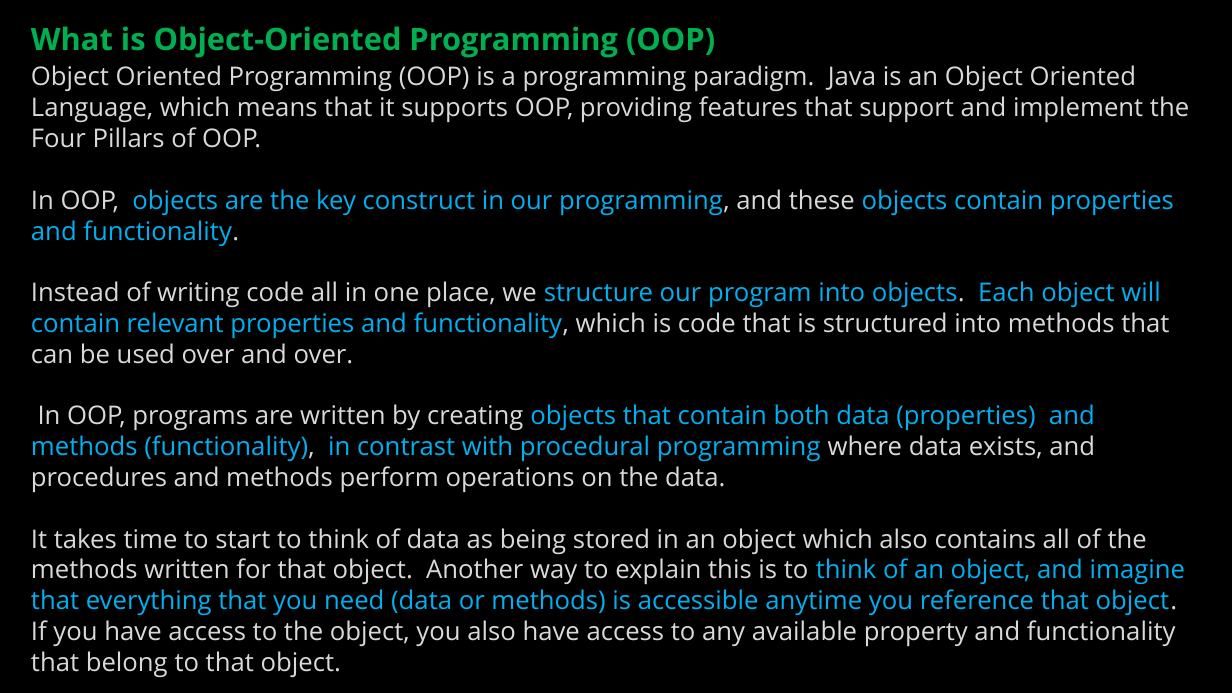
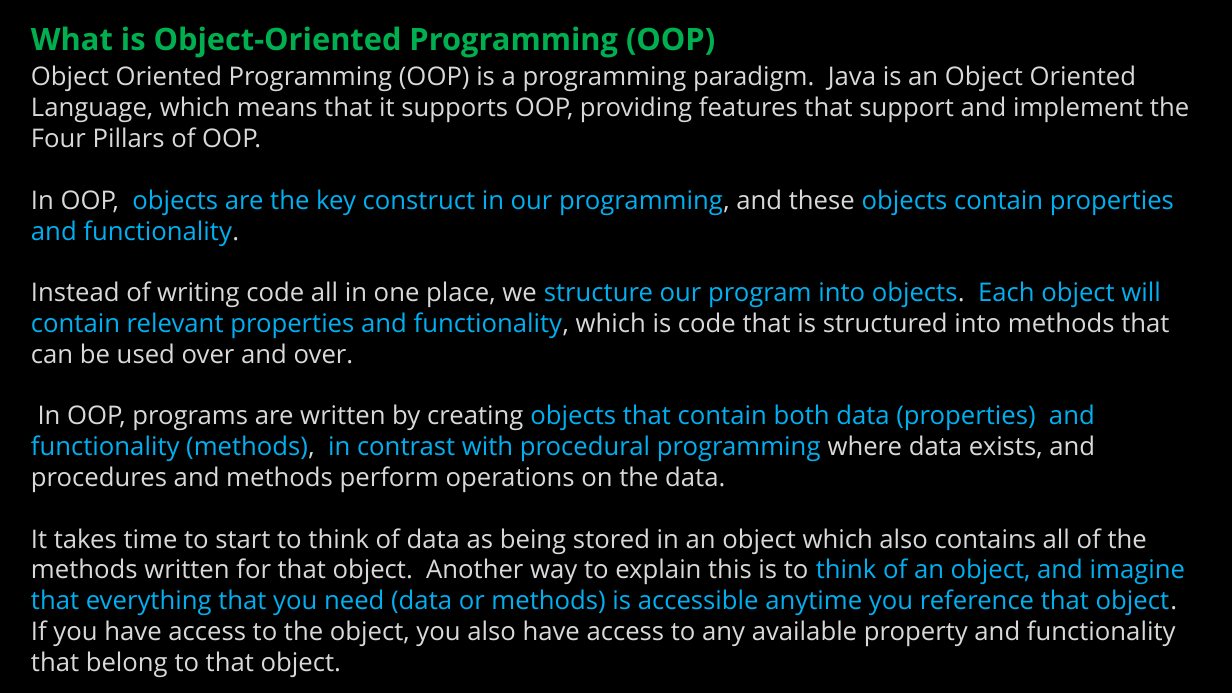
Before and after one commit to ckiefriter1/PT-BESD, a slide deck: slide 3 of Week5/BESD Week 5.pptx. Drawn at 1232x693 pixels with LibreOffice and Linux fonts; fonts in the diff are those of the drawing. Boxes give left, top, right and bottom in pixels: in the first picture for what was removed or moved away, otherwise in the second. Text is boxed around its words. In the diff, an @@ line names an element or a change of style, - is before the commit and + after.

```diff
--- a/Week5/BESD Week 5.pptx
+++ b/Week5/BESD Week 5.pptx
@@ text at <box>31,404,1095,492</box>: text changed @@
-In OOP, programs are written by creating objects that contain both data (properties) and methods (functionality), in contrast with procedural programming where data exists, and procedures and methods perform operations on the data.
+In OOP, programs are written by creating objects that contain both data (properties) and functionality (methods), in contrast with procedural programming where data exists, and procedures and methods perform operations on the data.
```
Also in this commit, not shown: 4 other slides changed, 1 other file.
